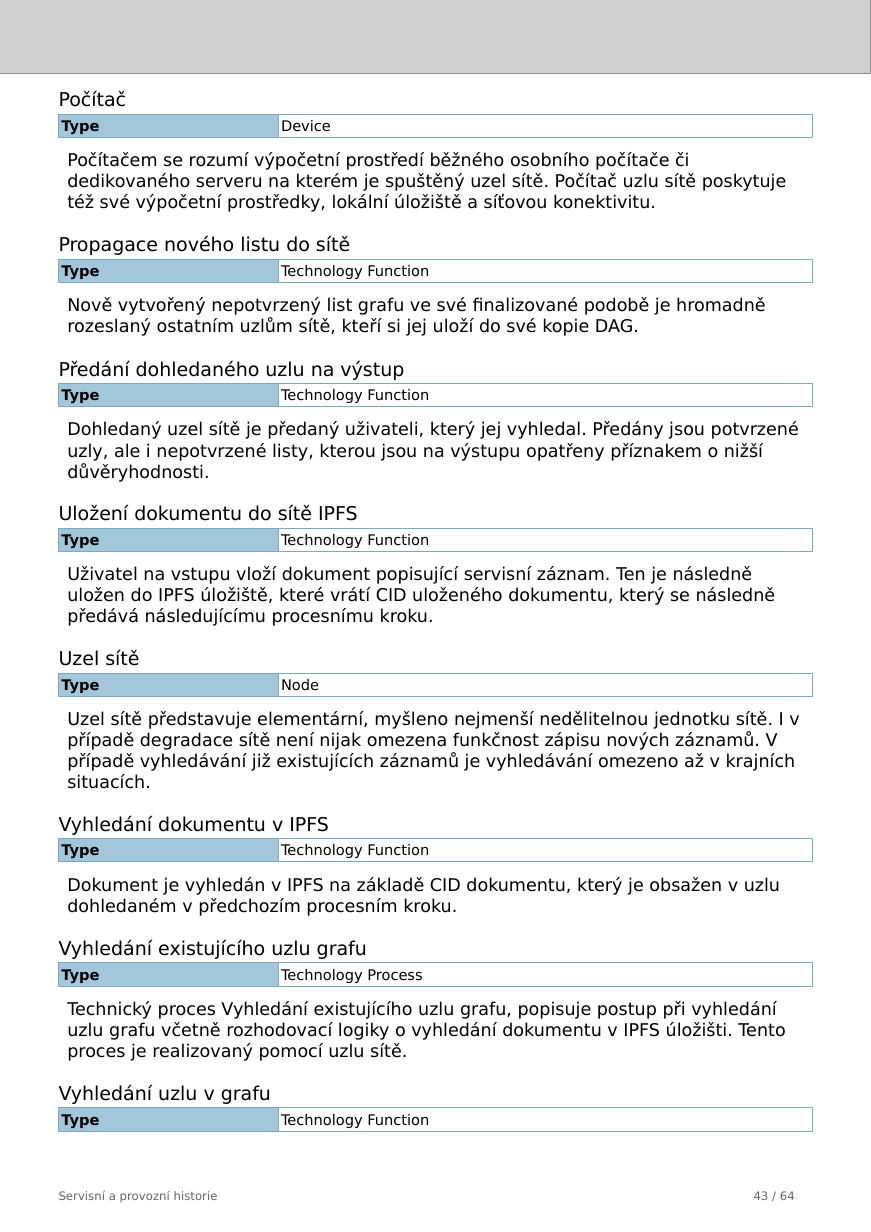
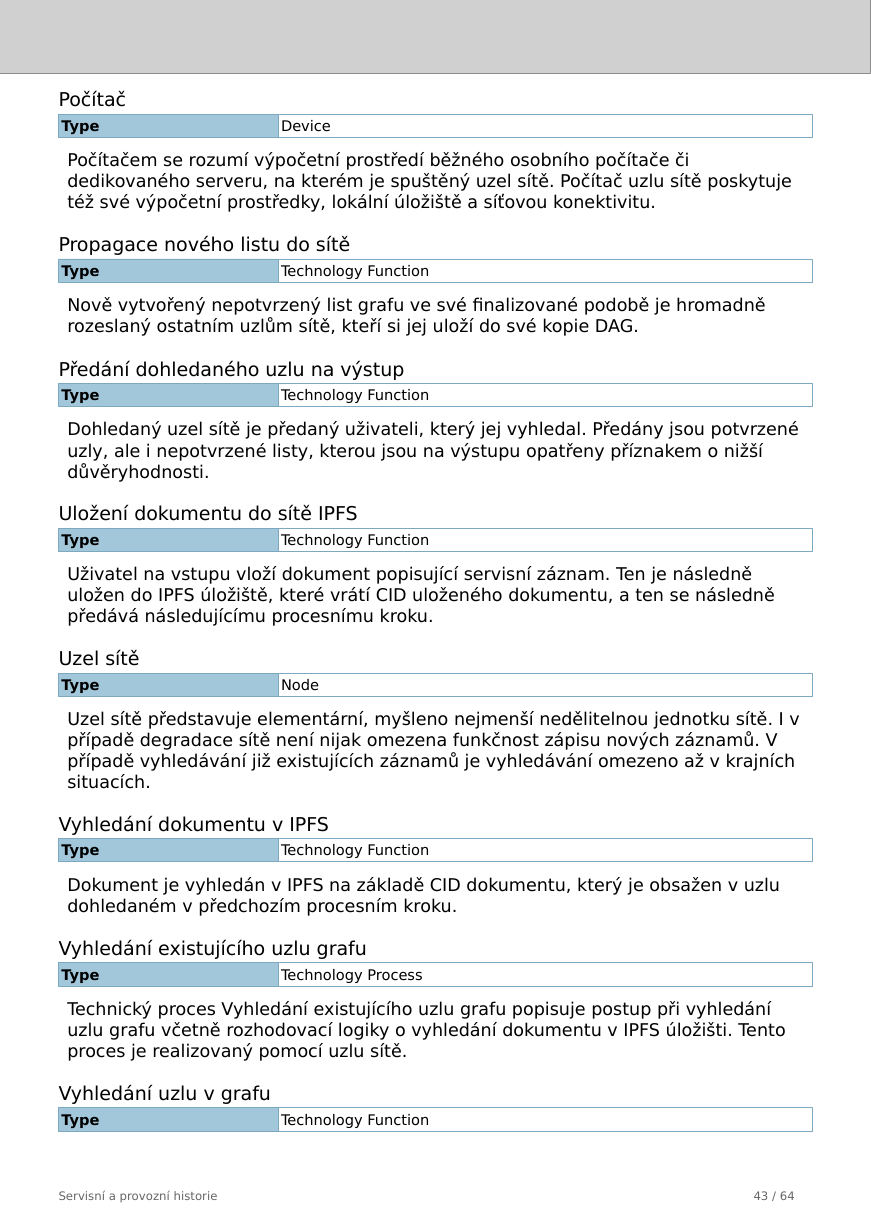
Before and after one commit to friedmannmartin/servisni_a_provozni_historie, a slide deck: slide 43 of report/jasper/servisni_a_provozni_historie.pptx. Drawn at 871x1232 pixels with LibreOffice and Linux fonts; fonts in the diff are those of the drawing; grey boxes stand for pictures. Boxes give left, top, right and bottom in pixels: in the first picture for what was removed or moved away, otherwise in the second. Text is boxed around its words. In the diff, an @@ line names an element or a change of style, - is before the commit and + after.

```diff
--- a/report/jasper/servisni_a_provozni_historie.pptx
+++ b/report/jasper/servisni_a_provozni_historie.pptx
@@ text at bbox=[67, 152, 792, 212]: text changed @@
-Počítačem se rozumí výpočetní prostředí běžného osobního počítače či dedikovaného serveru na kterém je spuštěný uzel sítě. Počítač uzlu sítě poskytuje též své výpočetní prostředky, lokální úložiště a síťovou konektivitu.
+Počítačem se rozumí výpočetní prostředí běžného osobního počítače či dedikovaného serveru, na kterém je spuštěný uzel sítě. Počítač uzlu sítě poskytuje též své výpočetní prostředky, lokální úložiště a síťovou konektivitu.
@@ text at bbox=[67, 567, 775, 626]: text changed @@
-Uživatel na vstupu vloží dokument popisující servisní záznam. Ten je následně uložen do IPFS úložiště, které vrátí CID uloženého dokumentu, který se následně předává následujícímu procesnímu kroku.
+Uživatel na vstupu vloží dokument popisující servisní záznam. Ten je následně uložen do IPFS úložiště, které vrátí CID uloženého dokumentu, a ten se následně předává následujícímu procesnímu kroku.
@@ text at bbox=[67, 1001, 785, 1061]: text changed @@
-Technický proces Vyhledání existujícího uzlu grafu, popisuje postup při vyhledání uzlu grafu včetně rozhodovací logiky o vyhledání dokumentu v IPFS úložišti. Tento proces je realizovaný pomocí uzlu sítě.
+Technický proces Vyhledání existujícího uzlu grafu popisuje postup při vyhledání uzlu grafu včetně rozhodovací logiky o vyhledání dokumentu v IPFS úložišti. Tento proces je realizovaný pomocí uzlu sítě.
```
Also in this commit, not shown: 10 other slides changed, 5 other files.
